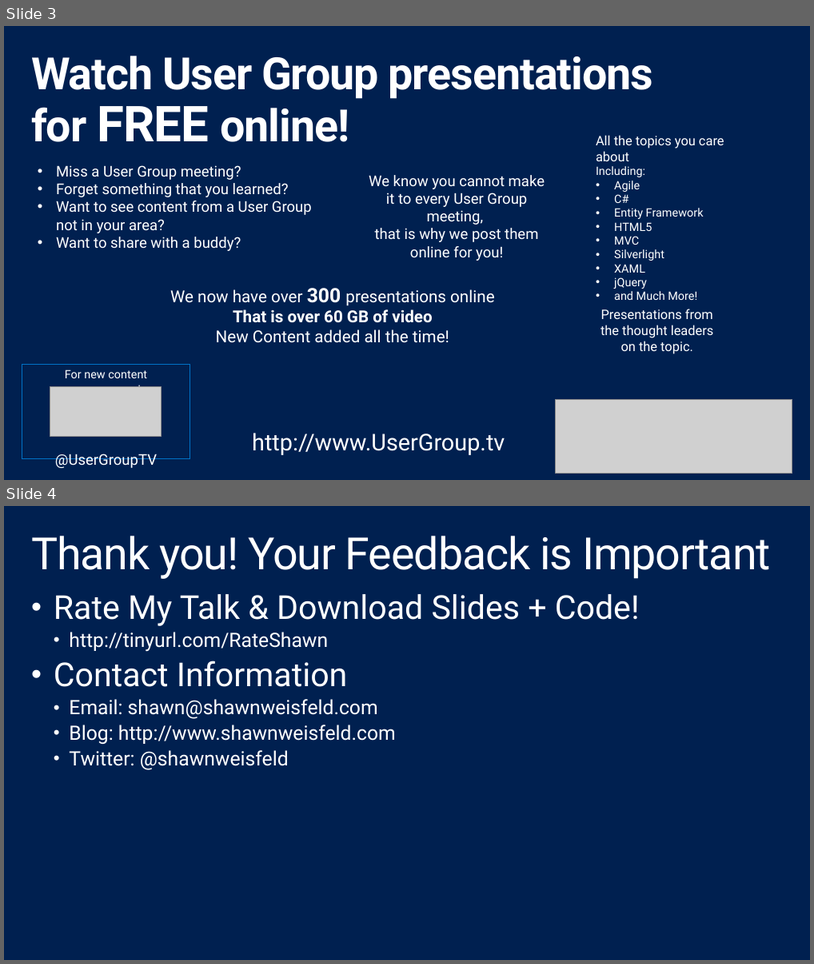
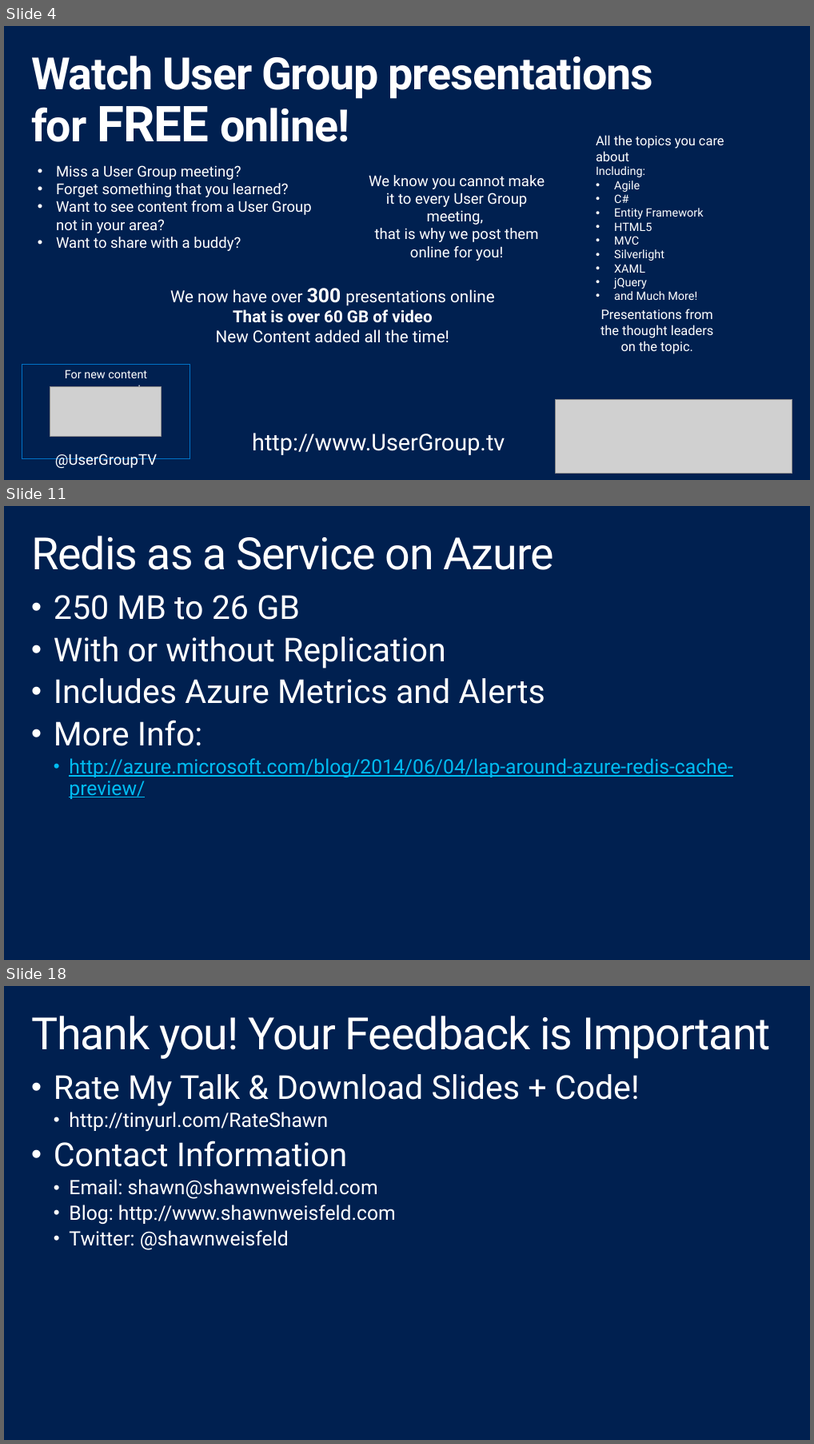
Before and after one commit to shawnweisfeld/20140815_Redis, a slide deck: Redis.pptx. Shown one above the other, each under a label of ours: slides 3 and 4 before the commit, slides 4, 11 and 18 after it; the slides between them are not shown. The pictures are 814x964 and 814x1444 pixels, drawn with LibreOffice and Linux fonts; fonts in the diff are those of the drawing; grey boxes stand for pictures; background and template pictures are left out. Boxes give left, top, right and bottom in pixels: in the first picture for what was removed or moved away, otherwise in the second. Text is boxed around its words. In the diff, an @@ line names an element or a change of style, - is before the commit and + after.

Commit message:
added simple redis examples, updated ppt

```diff
--- a/Redis.pptx
+++ b/Redis.pptx
@@ slide 11 added at bbox=[4, 506, 810, 960], background #002050 @@
@@ title added at bbox=[31, 536, 554, 570], 54 pt, text #FFFFFF @@
+Redis as a Service on Azure
@@ text added at bbox=[54, 595, 733, 799], 24 pt, text #00BCF2, underline @@
+• 250 MB to 26 GB
+• With or without Replication
+• Includes Azure Metrics and Alerts
+• More Info:
+  • http://azure.microsoft.com/blog/2014/06/04/lap-around-azure-redis-cache-preview/
@@ what was slide 3 is now slide 4 @@
@@ what was slide 4 is now slide 18 @@
```
Also in this commit, not shown: 15 other slides added, 6 other files.
